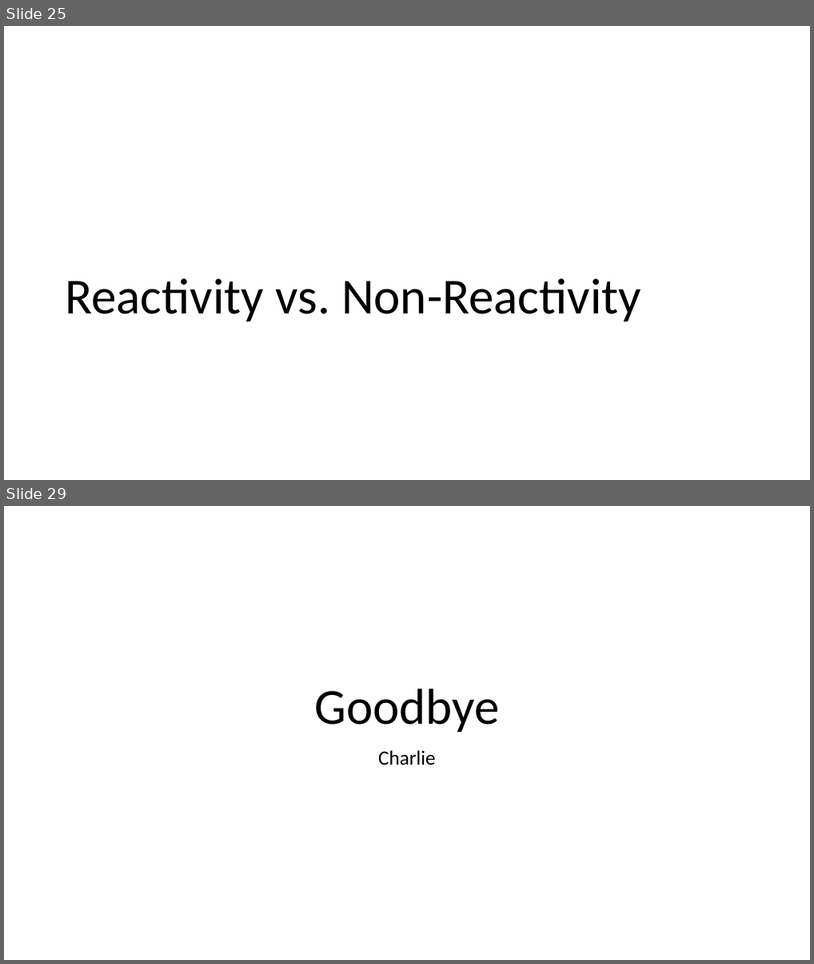
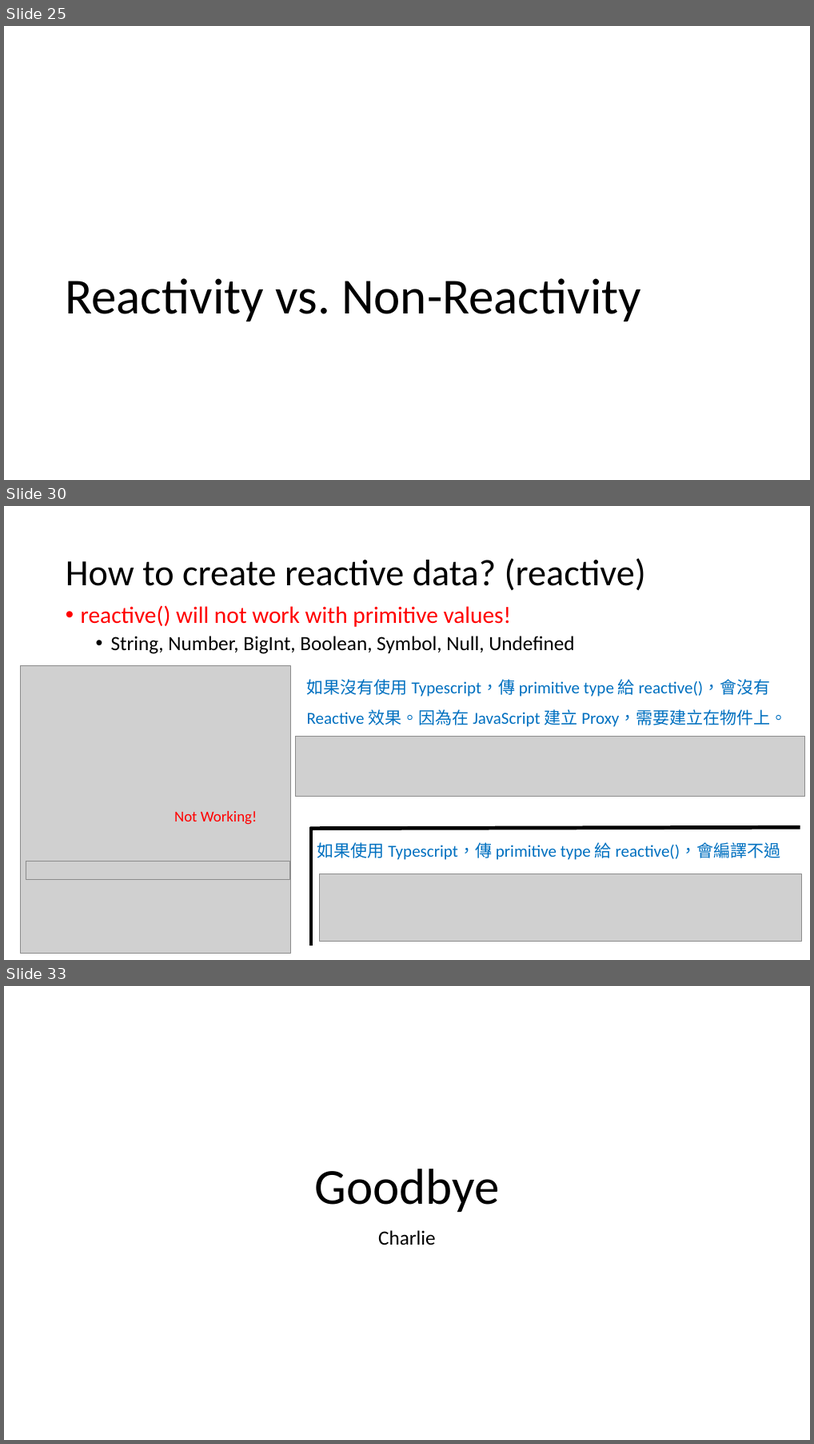
Before and after one commit to michael-ouyang-projects/vue3-practice, a slide deck: VUE3.pptx. Shown one above the other, each under a label of ours: slides 25 and 29 before the commit, slides 25, 30 and 33 after it; the slides between them are not shown. The pictures are 814x964 and 814x1444 pixels, drawn with LibreOffice and Linux fonts; fonts in the diff are those of the drawing; grey boxes stand for pictures. Boxes give left, top, right and bottom in pixels: in the first picture for what was removed or moved away, otherwise in the second. Text is boxed around its words. In the diff, an @@ line names an element or a change of style, - is before the commit and + after.

```diff
--- a/VUE3.pptx
+++ b/VUE3.pptx
@@ slide 30 added at [4,506,810,960], background #FFFFFF @@
@@ title added at [66,558,646,591], 44 pt, text #000000 @@
+How to create reactive data? (reactive)
@@ text added at [81,605,574,654], 24 pt, text #000000 @@
+• reactive() will not work with primitive values!
+  • String, Number, BigInt, Boolean, Symbol, Null, Undefined
@@ picture added at [20,665,290,952] @@
@@ text added at [307,679,787,727], 20 pt, text #0070C0 @@
+如果沒有使用 Typescript，傳 primitive type 給 reactive()，會沒有 Reactive 效果。因為在 JavaScript 建立 Proxy，需要建立在物件上。
@@ picture added at [295,736,806,796] @@
@@ text added at [174,811,257,824], 18 pt, text #FF0000 @@
+Not Working!
@@ line added from (310, 828) to (801, 828), #000000 4.5 pt @@
@@ line added from (311, 827) to (311, 945), #000000 4.5 pt @@
@@ picture added at [26,861,290,880] @@
@@ text added at [318,842,782,860], 20 pt, text #0070C0 @@
+如果使用 Typescript，傳 primitive type 給 reactive()，會編譯不過
@@ picture added at [320,874,802,941] @@
@@ what was slide 29 is now slide 33 @@
```
Also in this commit, not shown: 11 slides changed, 3 other slides added.
